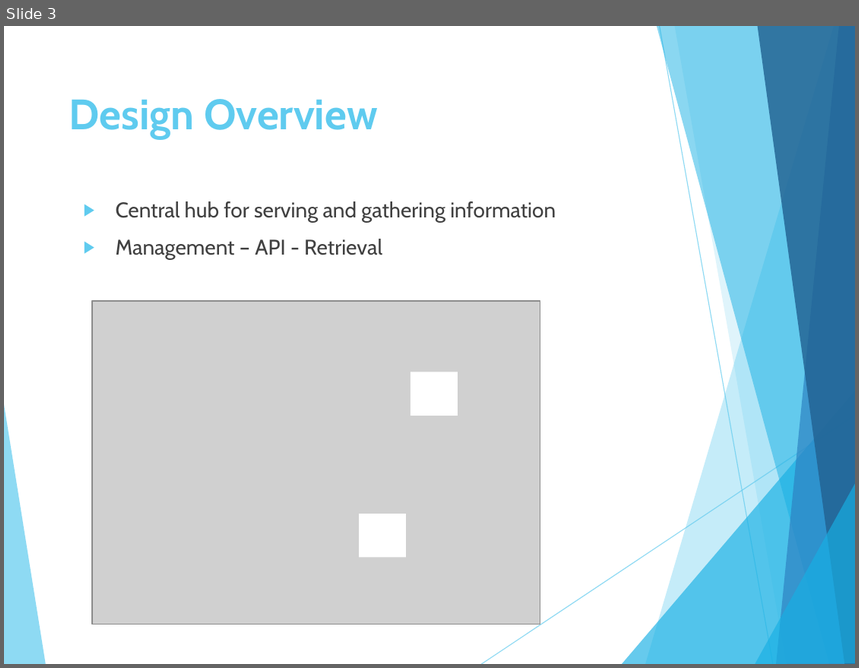
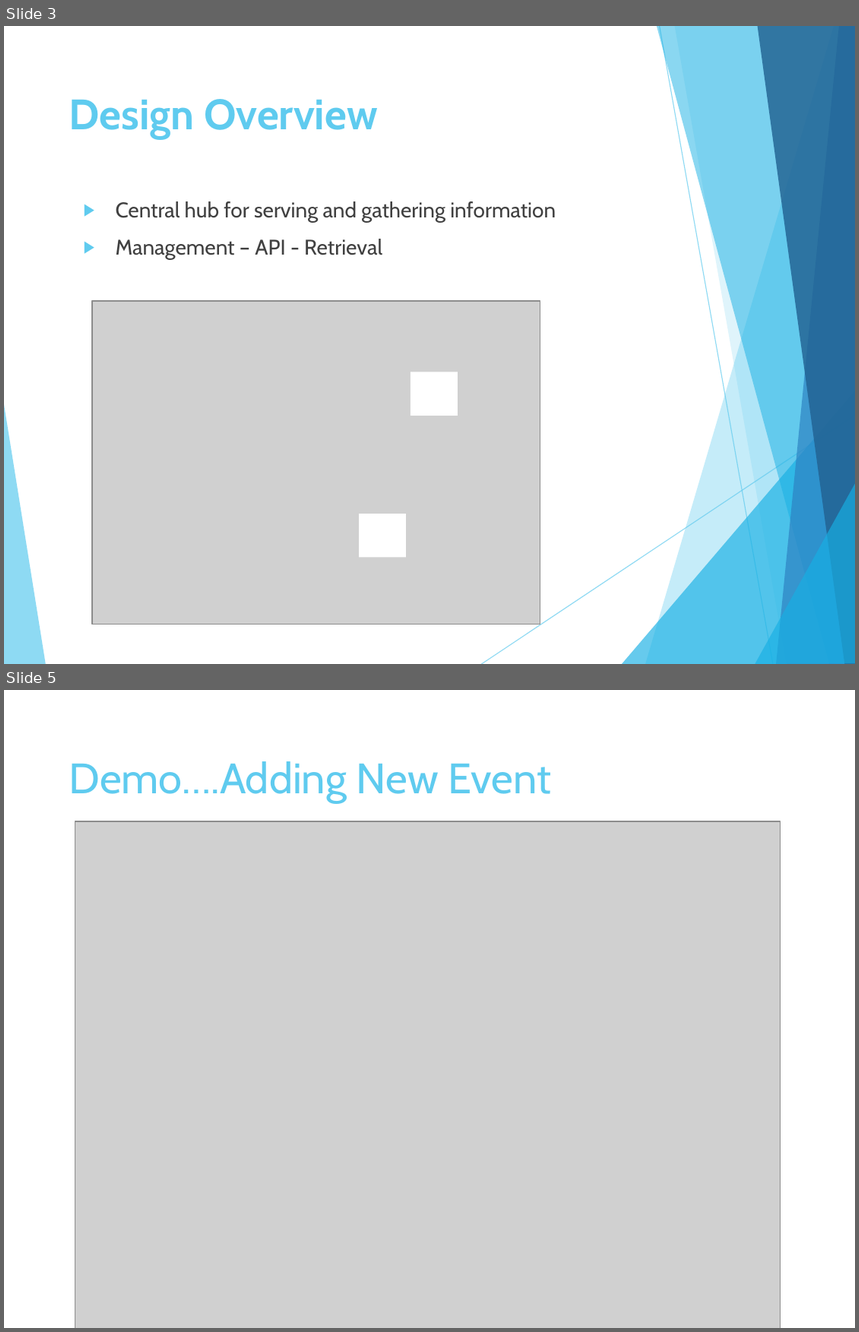
Before and after one commit to andburn-archive/maps-ent, a slide deck: documentation/Mapsago.pptx. Shown one above the other, each under a label of ours: slide 3 before the commit, slides 3 and 5 after it; the slides between them are not shown. The pictures are 859x668 and 859x1332 pixels, drawn with LibreOffice and Linux fonts; fonts in the diff are those of the drawing; grey boxes stand for pictures. Boxes give left, top, right and bottom in pixels: in the first picture for what was removed or moved away, otherwise in the second. Text is boxed around its words. In the diff, an @@ line names an element or a change of style, - is before the commit and + after.

```diff
--- a/documentation/Mapsago.pptx
+++ b/documentation/Mapsago.pptx
@@ slide 5 added at (4, 690, 855, 1328), background #FFFFFF @@
@@ title added at (69, 761, 551, 802), 36 pt, text #5FCBEF @@
+Demo….Adding New Event
@@ picture added at (75, 821, 780, 1328) @@
```
Also in this commit, not shown: 4 slides changed, 3 other slides added, 11 other files.
